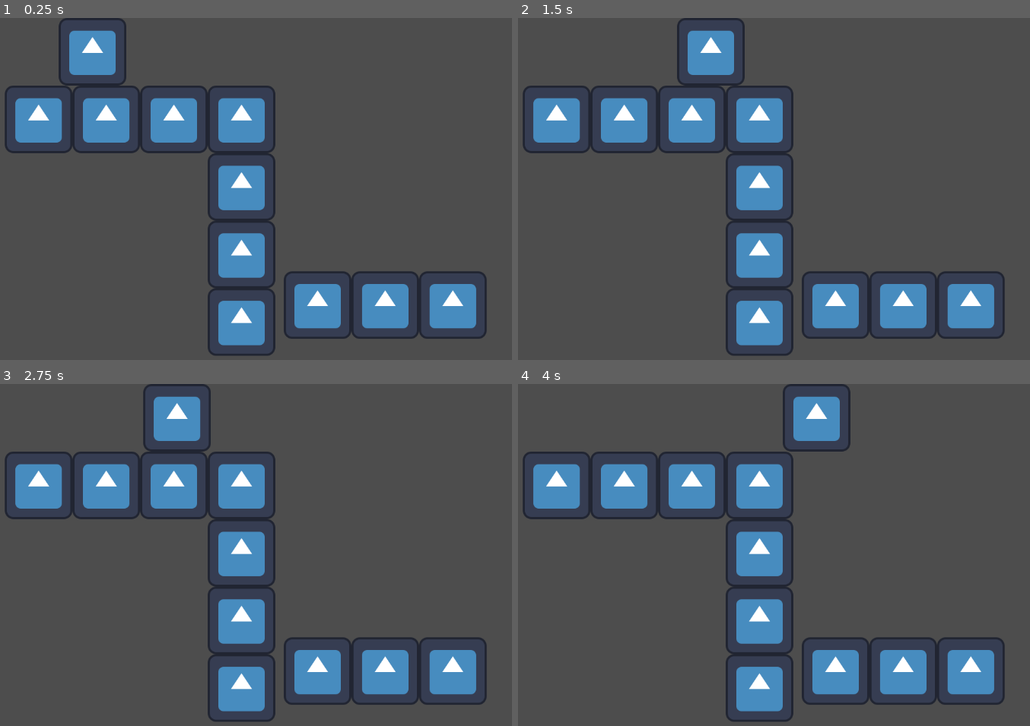
Above: before the commit, frames 1-4 (two rows, left to right).
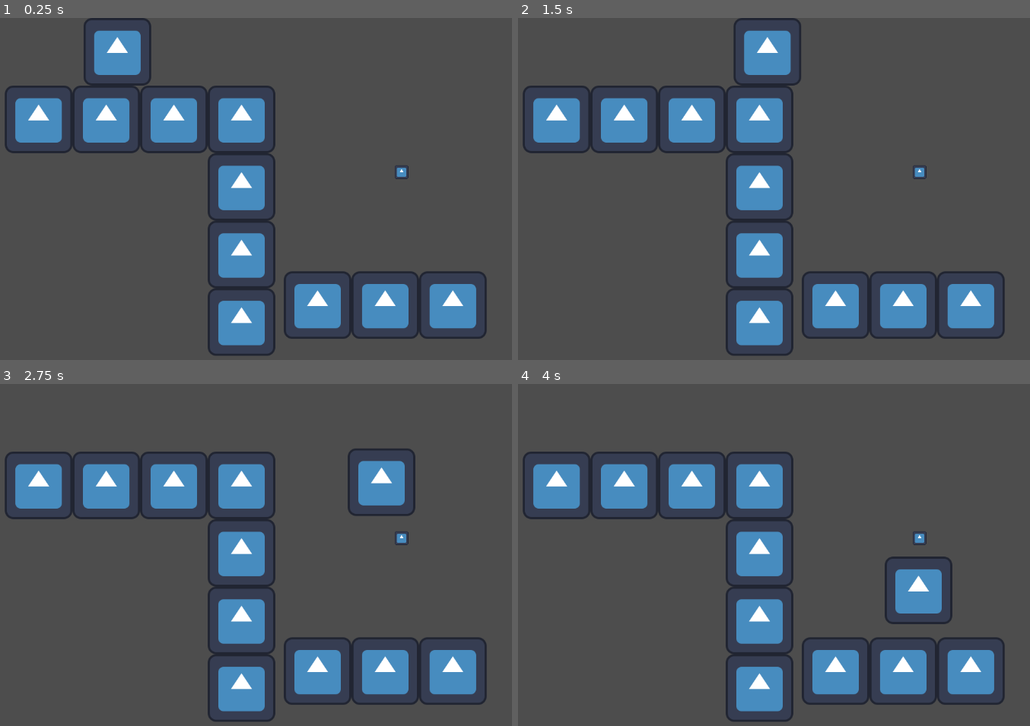
Above: after the commit, the same moments.

Repository: MichaelRRyan/ggj2024
Game: Godot game, scene res://test_level.tscn
Same seed, same stepped clock (60 frames per second), same inputs: the game is played once before the commit and once after it. This scene is started directly instead of the project's main scene. The engine's default icon, where the game draws it, is replaced by a stand-in: a white triangle on a blue panel in a dark square.
Inputs (mouse positions are in pixels of both pictures, inside the frame that each line leads up to):
- Up to frame 1 (0.25 s): no input
- Up to frame 2 (1.5 s): move the mouse to (861, 171) at 0.52 s; hold D (right) from 0.53 s (still down); tap W (up) at 0.6, 0.77, 1.07 s; move the mouse to (605, 206) at 1.27 s; click (605, 206) at 1.35 s
- Up to frame 3 (2.75 s): tap W (up) at 1.52, 1.55, 1.82, 2.1 s; move the mouse to (266, 479) at 2.02 s; release D (right) at 2.03 s; hold A (left) from 2.03 s (still down)
- Up to frame 4 (4 s): move the mouse to (697, 623) at 2.77 s; release A (left) at 2.78 s; hold D (right) from 2.78 s (still down); click (697, 623) at 2.85 s; tap W (up) at 3.02, 3.05, 3.32, 3.6, 3.77 s; move the mouse to (907, 606) at 3.52 s

The runs differ from the first frame. In frame 1, 1.8% of the frame differs, in the area x 11-80%, y 0-48%; in frame 2, 3.0%; in frame 3, 3.1%, in the area x 27-82%, y 0-48%; in frame 4, 3.1%.

Commit message:
Added minion search for tree
minion has an area 2d that checks for tree body, and moves toward it

Co-authored-by: Michael R Ryan <45245378+MichaelRRyan@users.noreply.github.com>

Diff:
--- a/Characters/basic-minion.gd
+++ b/Characters/basic-minion.gd
@@ -7,6 +7,12 @@
 var fall_strength : int = 0;
 @export var fall_dmg_thershold : float = 20.0
 @export var fall_dmg_ratio : float = 1.0
+var has_axe : bool = false
+var is_moving : bool = true
+var has_target : bool = false
+var target_x : float = 0.0
+var target_x_diff : float = 0.0
+var direction : int = 0
 
 
 # Get the gravity from the project settings to be synced with RigidBody nodes.
@@ -30,12 +36,27 @@
 	if Input.is_action_just_pressed("up") and is_on_floor():
 		velocity.y = jump_velocity
 
+	if has_target:
+		target_x_diff = get_global_position().x - target_x
+		if target_x_diff < 0.0:
+			direction = 1
+		else:
+			direction = -1
+	else:
+		direction = 0
 	# Get the input direction and handle the movement/deceleration.
 	# As good practice, you should replace UI actions with custom gameplay actions.
-	var direction = Input.get_axis("left", "right")
-	if direction:
-		velocity.x = direction * speed
-	else:
-		velocity.x = move_toward(velocity.x, 0, speed)
+
+	#if has_target:
+	velocity.x = direction * speed
+	#else:
+		#velocity.x = move_toward(velocity.x, 0, speed)
 
 	move_and_slide()
+
+func _on_view_body_entered(body):
+	if body.is_in_group("tree"):
+		has_target = true
+		target_x = body.get_global_position().x
+		print(target_x)
+	pass # Replace with function body.
--- a/Characters/basic-minion.tscn
+++ b/Characters/basic-minion.tscn
@@ -1,10 +1,13 @@
-[gd_scene load_steps=4 format=3 uid="uid://co6ni4jkxlusy"]
+[gd_scene load_steps=5 format=3 uid="uid://co6ni4jkxlusy"]
 
 [ext_resource type="Script" path="res://Characters/basic-minion.gd" id="1_gve4a"]
 [ext_resource type="Texture2D" uid="uid://da4qjah5rn2oc" path="res://icon.svg" id="2_s4ui1"]
 
 [sub_resource type="RectangleShape2D" id="RectangleShape2D_w3pcn"]
 size = Vector2(128, 128)
+
+[sub_resource type="RectangleShape2D" id="RectangleShape2D_ruxlq"]
+size = Vector2(1617.5, 1449.5)
 
 [node name="Minion" type="CharacterBody2D"]
 script = ExtResource("1_gve4a")
@@ -14,3 +17,12 @@
 
 [node name="Sprite2D" type="Sprite2D" parent="."]
 texture = ExtResource("2_s4ui1")
+
+[node name="View" type="Area2D" parent="."]
+collision_layer = 0
+collision_mask = 2
+
+[node name="ViewCollisionShape2D" type="CollisionShape2D" parent="View"]
+shape = SubResource("RectangleShape2D_ruxlq")
+
+[connection signal="body_entered" from="View" to="." method="_on_view_body_entered"]
--- /dev/null
+++ b/Characters/tree.tscn
@@ -0,0 +1,15 @@
+[gd_scene load_steps=3 format=3 uid="uid://c0ierwhaepa5j"]
+
+[ext_resource type="Texture2D" uid="uid://da4qjah5rn2oc" path="res://icon.svg" id="1_4ffar"]
+
+[sub_resource type="RectangleShape2D" id="RectangleShape2D_jx5g1"]
+
+[node name="tree" type="StaticBody2D" groups=["tree"]]
+collision_layer = 2
+
+[node name="CollisionShape2D" type="CollisionShape2D" parent="."]
+shape = SubResource("RectangleShape2D_jx5g1")
+
+[node name="Sprite2D" type="Sprite2D" parent="."]
+scale = Vector2(0.2, 0.2)
+texture = ExtResource("1_4ffar")
--- a/test_level.tscn
+++ b/test_level.tscn
@@ -1,7 +1,8 @@
-[gd_scene load_steps=6 format=3 uid="uid://bc5nrp7cpnj6d"]
+[gd_scene load_steps=7 format=3 uid="uid://ba76487m6h5ka"]
 
 [ext_resource type="Texture2D" uid="uid://da4qjah5rn2oc" path="res://icon.svg" id="1_7hj47"]
 [ext_resource type="PackedScene" uid="uid://co6ni4jkxlusy" path="res://Characters/basic-minion.tscn" id="2_aihl1"]
+[ext_resource type="PackedScene" uid="uid://c0ierwhaepa5j" path="res://Characters/tree.tscn" id="3_xvfbe"]
 
 [sub_resource type="TileMapPattern" id="TileMapPattern_7mpa8"]
 tile_data = PackedInt32Array(0, 0, 0, 65536, 0, 1, 131072, 0, 2, 196608, 0, 3, 262144, 0, 4, 327680, 0, 5, 393216, 0, 6 …(1029 unchanged characters)…
@@ -234,3 +235,6 @@
 position = Vector2(358, 54)
 speed = 200.0
 jump_velocity = -200.0
+
+[node name="tree" parent="." instance=ExtResource("3_xvfbe")]
+position = Vector2(943, 292)
